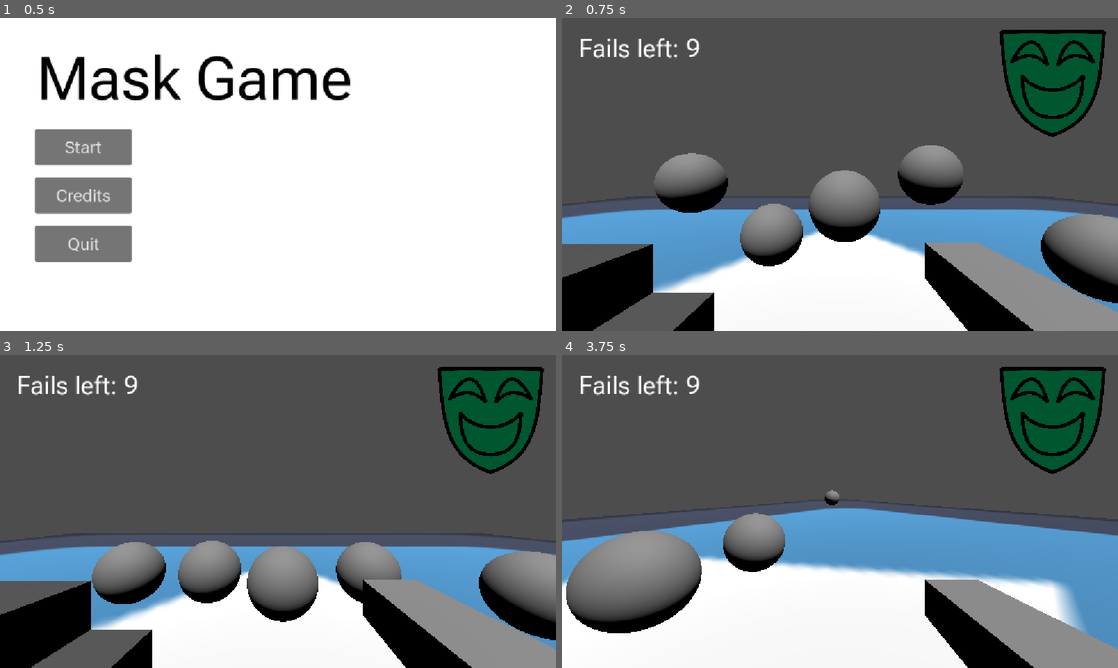
Above: before the commit, frames 1-4 (two rows, left to right).
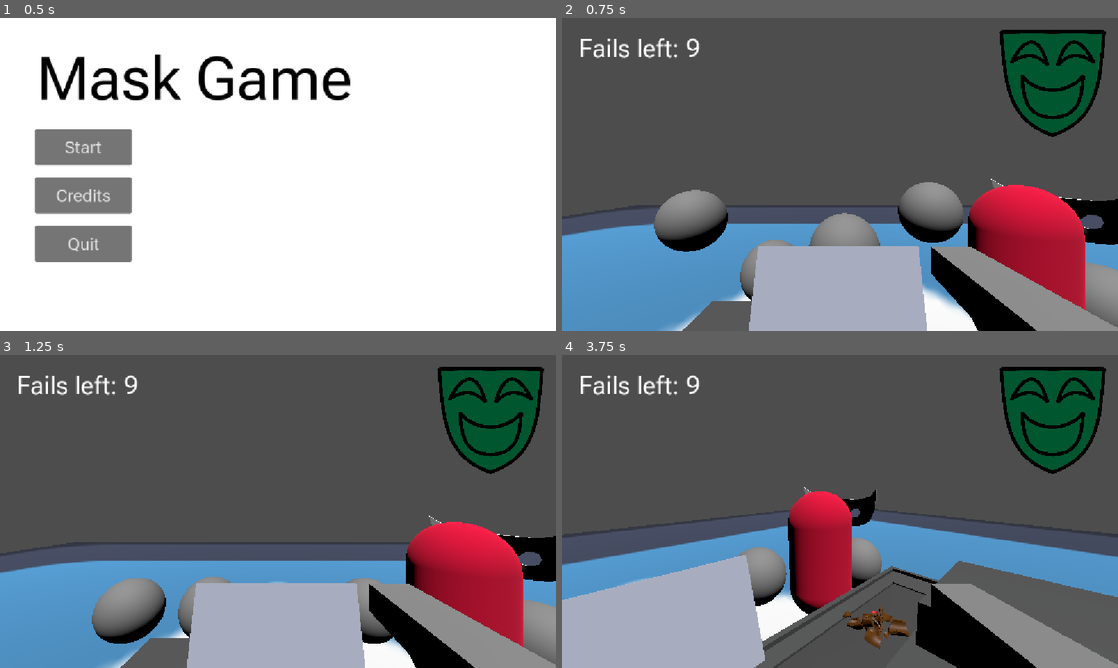
Above: after the commit, the same moments.

Repository: makezig/MaskGame
Game: Godot game, scene res://UI/MainMenu.tscn
The game is run twice, just before and just after one commit, with the same random seed, the same clock (stepped at 60 frames per second) and the same inputs. The engine's default icon, where the game draws it, is replaced by a stand-in: a white triangle on a blue panel in a dark square.
Inputs (mouse positions are in pixels of both pictures, inside the frame that each line leads up to):
- Up to frame 1 (0.5 s): no input
- Up to frame 2 (0.75 s): click "Start" at 0.5 s
- Up to frame 3 (1.25 s): no input
- Up to frame 4 (3.75 s): move the mouse to (867, 511) at 1.27 s; press the mouse at (867, 511) at 1.28 s; tap Enter at 2 s; move the mouse to (812, 511) at 2.02 s; release the mouse at (812, 511) at 2.03 s; tap E (Place) at 2.1, 3.6 s; move the mouse to (851, 505) at 2.77 s; press the mouse at (851, 505) at 2.78 s; move the mouse to (834, 517) at 3.52 s; release the mouse at (834, 517) at 3.53 s

Frame 1 is identical in both runs. In frame 2, 37% of the frame differs, in the area x 0-100%, y 40-100%; in frame 3, 35%; in frame 4, 37%, in the area x 0-100%, y 42-100%.

Commit message:
register collision fix

Diff:
--- a/mask-game/Player/test.tscn
+++ b/mask-game/Player/test.tscn
@@ -33,7 +33,7 @@
 shape = SubResource("ConcavePolygonShape3D_0vm0m")
 
 [node name="Player" type="Node3D" parent="." unique_id=1303234345]
-transform = Transform3D(1, 0, 0, 0, 1, 0, 0, 0, 1, 0, 1.5, 0)
+transform = Transform3D(1, 0, 0, 0, 1, 0, 0, 0, 1, 0, 2.1231978, 0)
 script = ExtResource("1_s6vwh")
 
 [node name="Camera3D" type="Camera3D" parent="Player" unique_id=2094824097]
@@ -44,7 +44,7 @@
 collision_mask = 3
 
 [node name="Hand" type="Node3D" parent="Player" unique_id=955672367]
-transform = Transform3D(0.35, 0, 0, 0, 0.235, 0, 0, 0, 0.785, 0.73836833, -0.571, -1.3141142)
+transform = Transform3D(0.2633939, 0, 0, 0, 0.17989154, 0, 0, 0, 0.785, 0.73836833, -0.571, -1.3141142)
 
 [node name="MeshInstance3D" type="MeshInstance3D" parent="Player/Hand" unique_id=1065774605]
 transform = Transform3D(1.0000001, 0, 0, 0, 1, 0, 0, 0, 1, 0, 0, 0.44940853)
--- a/mask-game/Scenes/MainLevel.tscn
+++ b/mask-game/Scenes/MainLevel.tscn
@@ -1,18 +1,24 @@
 [gd_scene format=3 uid="uid://bx4gdl8xphuli"]
 
 [ext_resource type="Script" uid="uid://tf7a2weog7fv" path="res://Scenes/MainLevel.gd" id="1_8vsrk"]
-[ext_resource type="PackedScene" uid="uid://delv4jwkbhml6" path="res://Assets/Register.fbx" id="1_r7jfx"]
+[ext_resource type="PackedScene" path="res://Assets/bottle_pieces_modified.tscn" id="3_c77c4"]
+[ext_resource type="PackedScene" uid="uid://d1suiasio656j" path="res://Scenes/Register_Scene.tscn" id="3_o15vh"]
 
 [node name="SceneRoot" type="Node3D" unique_id=612120488 node_paths=PackedStringArray("npc_spawn_point", "item_spawn_point")]
 script = ExtResource("1_8vsrk")
 npc_spawn_point = NodePath("NPCSpawnPoint")
 item_spawn_point = NodePath("ItemSpawnPoint")
 
-[node name="Register" parent="." unique_id=352794152 instance=ExtResource("1_r7jfx")]
-transform = Transform3D(3, 0, 0, 0, 3, 0, 0, 0, 3, 0.5519838, -1.1920929e-07, 1.0610983)
-
 [node name="NPCSpawnPoint" type="Node3D" parent="." unique_id=1552381878]
-transform = Transform3D(1, 0, 0, 0, 1, 0, 0, 0, 1, -1.931649, 0, 2.1373558)
+transform = Transform3D(-1, 0, -8.742278e-08, 0, 1, 0, 8.742278e-08, 0, -1, 2.0865657, 0, -2.3889146)
 
 [node name="ItemSpawnPoint" type="Node3D" parent="." unique_id=1640993493]
-transform = Transform3D(1, 0, 0, 0, 1, 0, 0, 0, 1, -1.5171952, 0.80581224, 1.083921)
+transform = Transform3D(1, 0, 0, 0, 1, 0, 0, 0, 1, 1.9046297, 0.80581224, -0.88909507)
+
+[node name="BottlePieces" parent="." unique_id=1231257873 instance=ExtResource("3_c77c4")]
+transform = Transform3D(1, 0, 0, 0, 1, 0, 0, 0, 1, 1.3607218, 1.1300056, -0.8807964)
+
+[node name="RegisterNode" parent="." unique_id=152637685 instance=ExtResource("3_o15vh")]
+transform = Transform3D(-3.5, 0, -3.059797e-07, 0, 3.5, 0, 3.059797e-07, 0, -3.5, -0.57808566, 0, -0.9435642)
+
+[editable path="RegisterNode"]
--- a/mask-game/Scenes/Register_Scene.tscn
+++ b/mask-game/Scenes/Register_Scene.tscn
@@ -6,12 +6,12 @@
 size = Vector3(0.07873535, 0.02822876, 0.14007568)
 
 [sub_resource type="BoxShape3D" id="BoxShape3D_hd7dw"]
-size = Vector3(0.5666199, 0.0068359375, 0.15374756)
+size = Vector3(0.83226776, 0.25631714, 0.2510376)
 
 [sub_resource type="BoxShape3D" id="BoxShape3D_77b4v"]
-size = Vector3(0.5375061, 0.02368164, 0.15701294)
+size = Vector3(0.66967773, 0.031791687, 0.2539978)
 
-[node name="Node3D" type="Node3D" unique_id=152637685]
+[node name="RegisterNode" type="Node3D" unique_id=152637685]
 
 [node name="Register" parent="." unique_id=1777483655 instance=ExtResource("1_opqah")]
 
@@ -28,20 +28,16 @@
 transform = Transform3D(1, 0, 0, 0, 1, 0, 0, 0, 1, -0.003112793, 0.27009523, -0.020355225)
 shape = SubResource("BoxShape3D_opqah")
 
-[node name="belt2" type="Area3D" parent="Register" unique_id=1782264722]
-transform = Transform3D(1, 0, 0, 0, 1, 0, 0, 0, 1, 0.21399906, 0.26132005, 0)
-
-[node name="BeltShape2" type="CollisionShape3D" parent="Register/belt2" unique_id=1448639211]
-transform = Transform3D(0.9991944, 0.040131792, 0, -0.040131792, 0.9991944, 0, 0, 0, 1, 0.0051730424, -0.021528855, -0.015472412)
-shape = SubResource("BoxShape3D_hd7dw")
-
-[node name="belt1" type="Area3D" parent="Register" unique_id=1713327402]
-transform = Transform3D(1, 0, 0, 0, 1, 0, 0, 0, 1, -0.5259646, 0.25201163, 0)
-
-[node name="BeltShape1" type="CollisionShape3D" parent="Register/belt1" unique_id=294350665]
-transform = Transform3D(1, 0, 0, 0, 1, 0, 0, 0, 1, -0.0007171631, -0.01184082, -0.016067505)
-shape = SubResource("BoxShape3D_77b4v")
-
 [node name="RayCast3D" type="RayCast3D" parent="Register" unique_id=1411684239]
 transform = Transform3D(1, 0, 0, 0, 1, 0, 0, 0, 1, -0.28534228, 0.2821345, 0.079612)
 target_position = Vector3(0, 0, -0.2)
+
+[node name="StaticBody3D" type="StaticBody3D" parent="Register" unique_id=1098551271]
+
+[node name="CollisionShape3D" type="CollisionShape3D" parent="Register/StaticBody3D" unique_id=962533258]
+transform = Transform3D(1, 0, 0, 0, 1, 0, 0, 0, 1, -0.4819069, 0.12669373, -0.00088500977)
+shape = SubResource("BoxShape3D_hd7dw")
+
+[node name="CollisionShape3D2" type="CollisionShape3D" parent="Register/StaticBody3D" unique_id=425358204]
+transform = Transform3D(0.99888986, 0.047106452, 0, -0.047106452, 0.99888986, 0, 0, 0, 1, 0.26947275, 0.22695264, 0.00016784668)
+shape = SubResource("BoxShape3D_77b4v")
